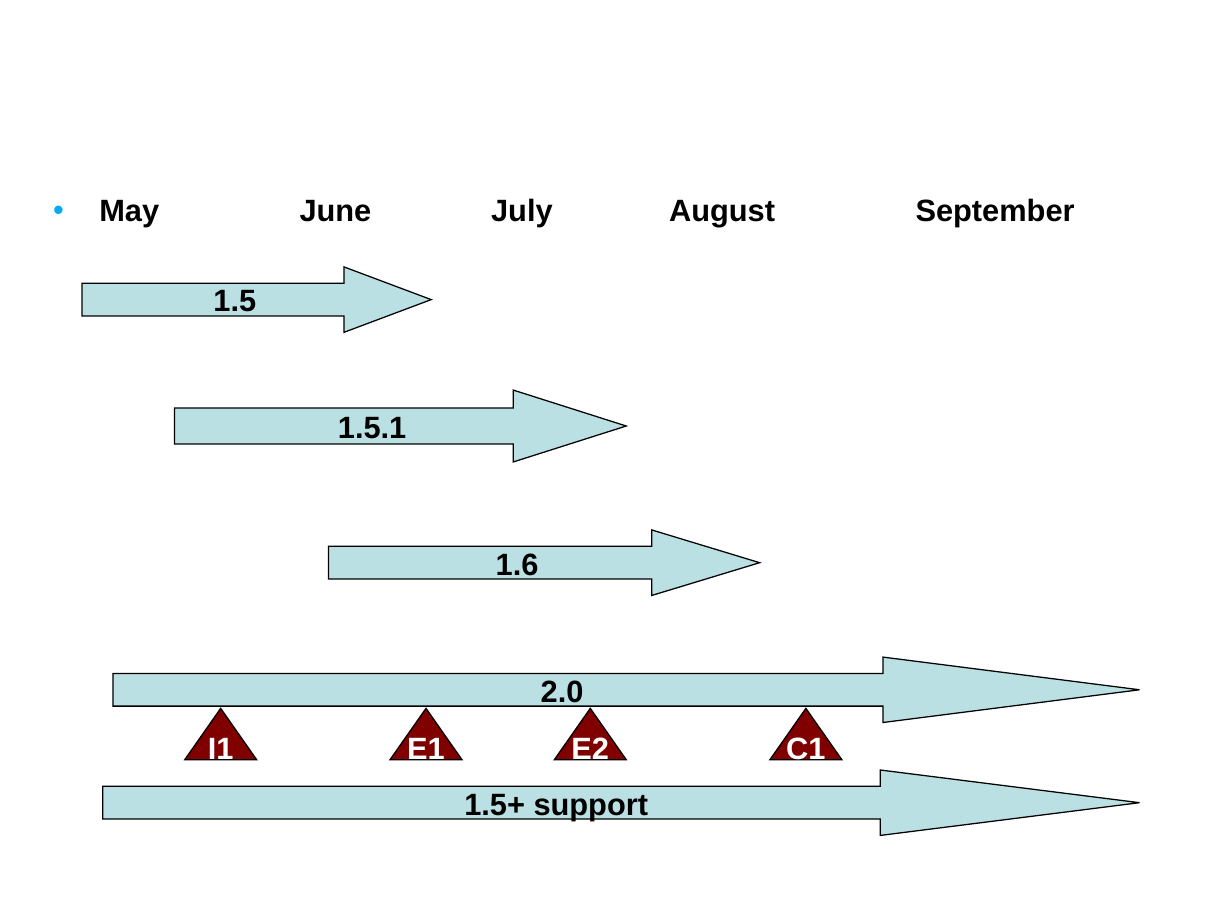
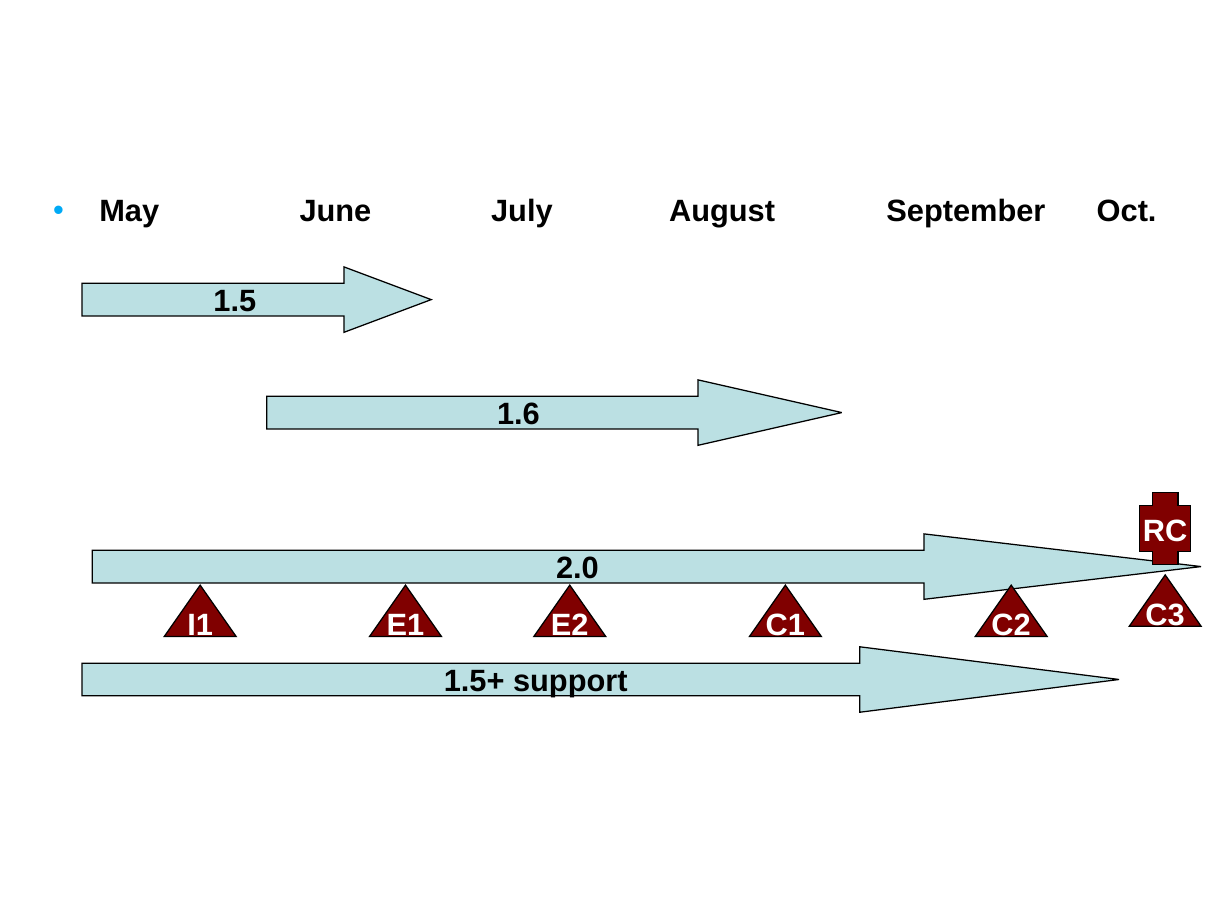
Before and after one commit to NCIP/caarray-docs, a slide deck: slide 14 of project_management/reports/inception_postmortem.ppt (slide 13 before the commit). Drawn at 1232x924 pixels with LibreOffice and Linux fonts; fonts in the diff are those of the drawing; background and template pictures are left out. Boxes give left, top, right and bottom in pixels: in the first picture for what was removed or moved away, otherwise in the second. Text is boxed around its words. In the diff, an @@ line names an element or a change of style, - is before the commit and + after.

```diff
--- a/project_management/reports/inception_postmortem.ppt
+++ b/project_management/reports/inception_postmortem.ppt
@@ text at bbox=[99, 198, 1157, 227]: text changed @@
-• May June July August September
+• May June July August September Oct.
@@ right arrow "1.6" at bbox=[267, 379, 843, 445]: proportions changed @@
@@ right arrow "1.6": place and size @@
-right arrow "1.6" at bbox=[329, 530, 760, 595]
+right arrow "1.6" at bbox=[267, 379, 843, 445]
@@ right arrow removed at bbox=[175, 391, 627, 462] @@
-1.5.1
@@ plus added at bbox=[1140, 493, 1191, 564], fill #800000, outline #000000 0.74 pt, 18 pt, text #FFFFFF, bold @@
+RC
@@ right arrow "2.0": place and size @@
-right arrow "2.0" at bbox=[113, 657, 1140, 722]
+right arrow "2.0" at bbox=[92, 533, 1201, 599]
@@ right arrow "2.0" at bbox=[92, 533, 1201, 599]: proportions changed @@
@@ 4 triangles, 1 right arrow: place and size @@
-4 triangles, 1 right arrow at bbox=[102, 708, 1140, 835]
+4 triangles, 1 right arrow at bbox=[83, 585, 1120, 712]
@@ triangle added at bbox=[976, 585, 1047, 637], fill #800000, outline #000000 0.74 pt, 18 pt, text #FFFFFF, bold @@
+C2
@@ triangle added at bbox=[1130, 575, 1201, 627], fill #800000, outline #000000 0.74 pt, 18 pt, text #FFFFFF, bold @@
+C3
```
Also in this commit, not shown: 9 other slides changed, 2 slides added, 1 slide removed.
